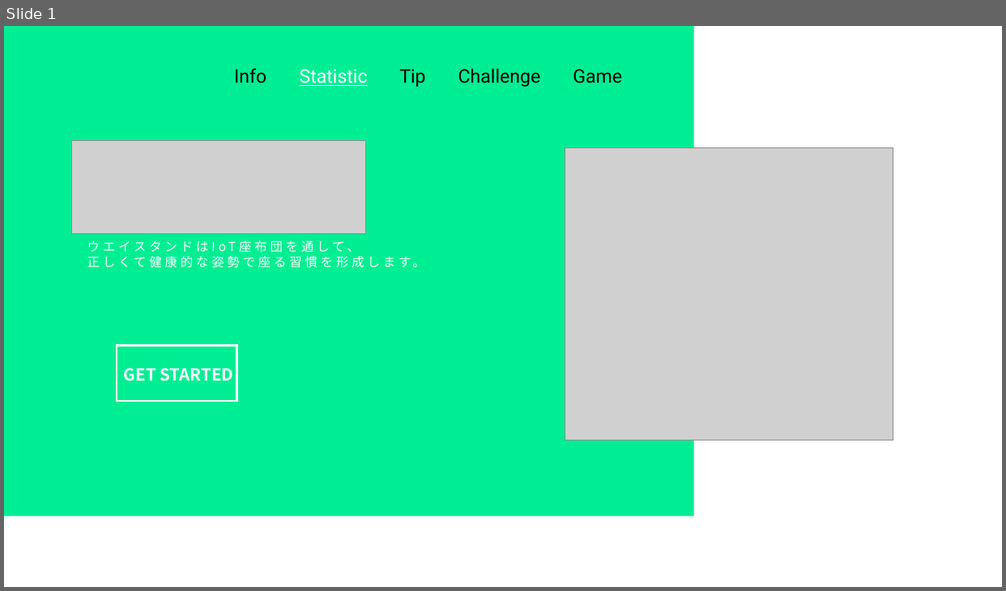
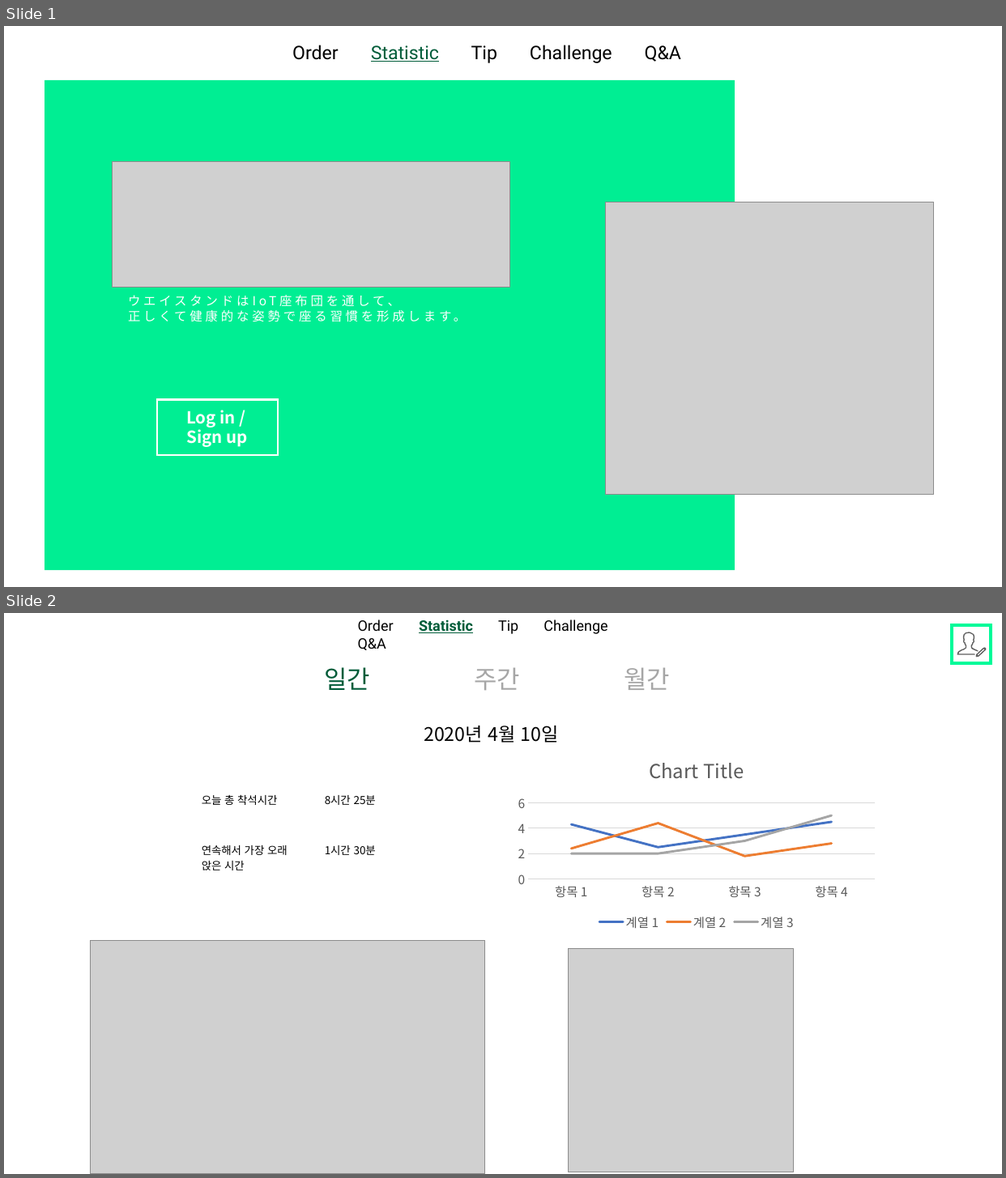
Before and after one commit to 2hj/2020capstone-7, a slide deck: ui/웹UI.pptx. Shown one above the other, each under a label of ours: slide 1 before the commit, slides 1 and 2 after it. The pictures are 1006x591 and 1006x1178 pixels, drawn with LibreOffice and Linux fonts; fonts in the diff are those of the drawing; grey boxes stand for pictures. Boxes give left, top, right and bottom in pixels: in the first picture for what was removed or moved away, otherwise in the second. Text is boxed around its words. In the diff, an @@ line names an element or a change of style, - is before the commit and + after.

```diff
--- a/ui/웹UI.pptx
+++ b/ui/웹UI.pptx
@@ slide 2 added at bbox=[4, 613, 1002, 1174], background #FFFFFF @@
@@ text added at bbox=[358, 619, 607, 634], 14 pt, text #000000 @@
+Order Statistic Tip Challenge Q&A
@@ rectangle added at bbox=[952, 626, 991, 663], outline #00FA99 3 pt @@
@@ freeform shape added at bbox=[957, 632, 987, 658], fill #5F5F5F @@
@@ text added at bbox=[325, 667, 670, 690], 24 pt, text #A6A6A6 @@
+일간 주간 월간
@@ text added at bbox=[424, 726, 559, 743], 18 pt, text #000000 @@
+2020년 4월 10일
@@ line chart added at bbox=[511, 743, 883, 935] @@
+categories: 항목 1, 항목 2, 항목 3, 항목 4
+계열 1: 4.3, 2.5, 3.5, 4.5
+계열 2: 2.4, 4.4, 1.8, 2.8
+계열 3: 2, 2, 3, 5
@@ table added at bbox=[194, 788, 441, 888], 2 rows, 2 columns @@
+오늘 총 착석시간 | 8시간 25분
+연속해서 가장 오래 앉은 시간 | 1시간 30분
@@ picture added at bbox=[90, 941, 484, 1174] @@
@@ picture added at bbox=[568, 949, 794, 1172] @@
@@ slide 1 changed as well @@
@@ text at bbox=[292, 45, 681, 63]: text changed @@
-Info Statistic Tip Challenge Game
+Order Statistic Tip Challenge Q&A
@@ picture: place and size @@
-picture at bbox=[71, 140, 365, 233]
+picture at bbox=[112, 162, 509, 288]
@@ text "ウエイスタンドはIoT座布団を通して、": place and size @@
-text "ウエイスタンドはIoT座布団を通して、" at bbox=[87, 241, 425, 270]
+text "ウエイスタンドはIoT座布団を通して、" at bbox=[128, 295, 466, 324]
@@ 2 rectangles, 1 picture: place and size @@
-2 rectangles, 1 picture at bbox=[4, 26, 893, 516]
+2 rectangles, 1 picture at bbox=[44, 80, 934, 570]
@@ text at bbox=[186, 410, 247, 447]: text changed @@
-GET STARTED
+Log in / Sign up
```
Also in this commit, not shown: 1 other slide changed, 3 other slides added, 5 slides removed, 12 other files.
